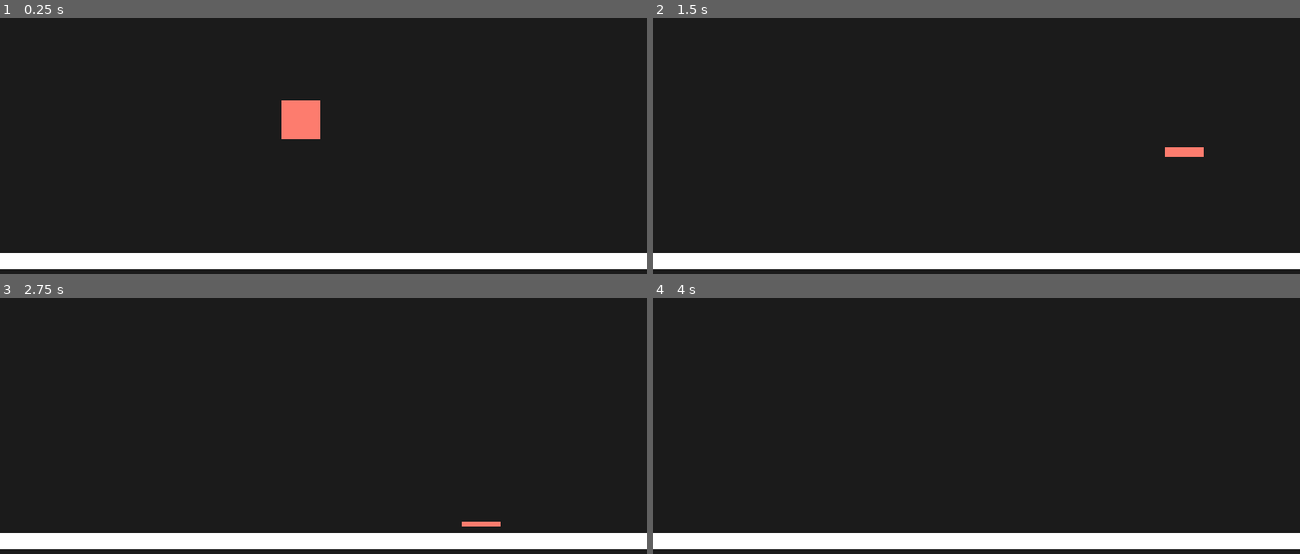
Above: before the commit, frames 1-4 (two rows, left to right).
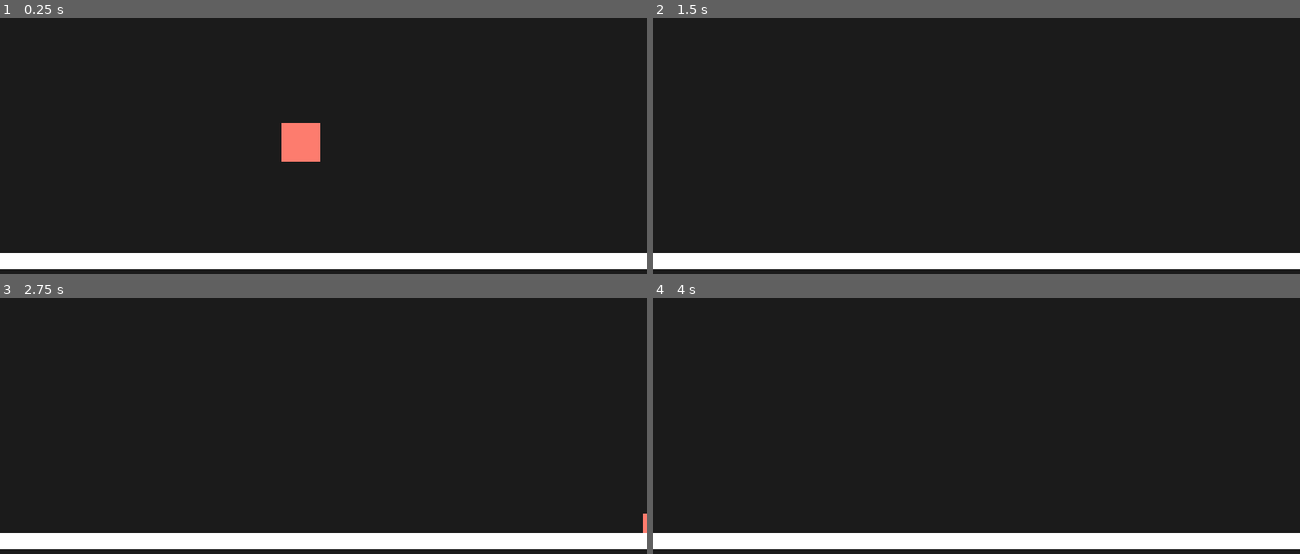
Above: after the commit, the same moments.

Repository: ankit-suman-07/GAME_MECHANICS_2D
Game: Godot game, scene res://scenes/mechanics/main_move.tscn
The game is run twice, just before and just after one commit, with the same random seed, the same clock (stepped at 60 frames per second) and the same inputs. The project has no main scene, so this scene is started directly.
Inputs:
- Up to frame 1 (0.25 s): no input
- Up to frame 2 (1.5 s): tap Enter (shoot) at 0.5 s; hold C (crouch) 0.53-1.28 s; hold Right (right) from 0.53 s (still down); tap Space (jump) at 0.77 s; tap C (crouch) at 1.35 s
- Up to frame 3 (2.75 s): tap Space (jump) at 1.52 s; release Right (right) at 2.03 s; hold Left (left) from 2.03 s (still down); hold C (crouch) from 2.03 s (still down); tap E (dash) at 2.1 s
- Up to frame 4 (4 s): tap Space (jump) at 2.75, 3.02, 3.77 s; release Left (left) at 2.78 s; release C (crouch) at 2.78 s; hold Right (right) from 2.78 s (still down); tap 1 (draw_gun) at 2.85 s; tap C (crouch) at 3.05 s; hold C (crouch) from 3.53 s (still down); tap 2 (draw_sword) at 3.6 s

The runs differ from the first frame. In frame 1, 1.1% of the frame differs, in the area x 43-50%, y 32-57%; in frame 2, 0.2%; in frame 3, 0.2%; in frame 4, nothing differs.

Commit message:
Implement crouch

Diff:
--- /dev/null
+++ b/scenes/components/projectile.tscn
@@ -0,0 +1,21 @@
+[gd_scene load_steps=2 format=3 uid="uid://2piujqbjgl0n"]
+
+[sub_resource type="CircleShape2D" id="CircleShape2D_07c8n"]
+radius = 24.0
+
+[node name="projectile" type="CharacterBody2D"]
+
+[node name="one" type="ColorRect" parent="."]
+offset_left = -16.0
+offset_top = -16.0
+offset_right = 16.0
+offset_bottom = 16.0
+
+[node name="two" type="ColorRect" parent="."]
+offset_top = -22.201412
+offset_right = 32.0
+offset_bottom = 9.798588
+rotation = 0.7853982
+
+[node name="CollisionShape2D" type="CollisionShape2D" parent="."]
+shape = SubResource("CircleShape2D_07c8n")
--- a/scripts/move.gd
+++ b/scripts/move.gd
@@ -8,7 +8,13 @@
 var speed := BASE_SPEED
 var jumps_left := MAX_JUMPS
 var was_on_wall := false
-var can_crouch = false
+var can_crouch = true
+var is_crouching := false
+var normal_scale := Vector2.ONE
+var crouch_scale := Vector2(1, 0.5)
+
+func _ready() -> void:
+	normal_scale = scale   # store original size
 
 func _physics_process(delta: float) -> void:
 	if not is_on_floor():
@@ -43,11 +49,17 @@
 	if Input.is_action_just_pressed("dash"):
 		velocity.x += direction * 1000  # make sane later
 
-	if Input.is_action_just_pressed("crouch") and (can_crouch == false):
-		scale.y = scale.y/2
-		can_crouch = true
+	# Crouch logic
+	if Input.is_action_pressed("crouch"):
+		if not is_crouching:
+			is_crouching = true
+			scale = crouch_scale
 	else:
-		can_crouch = false
+		if is_crouching:
+			is_crouching = false
+			scale = normal_scale
+
+	move_and_slide()
 
 
 
